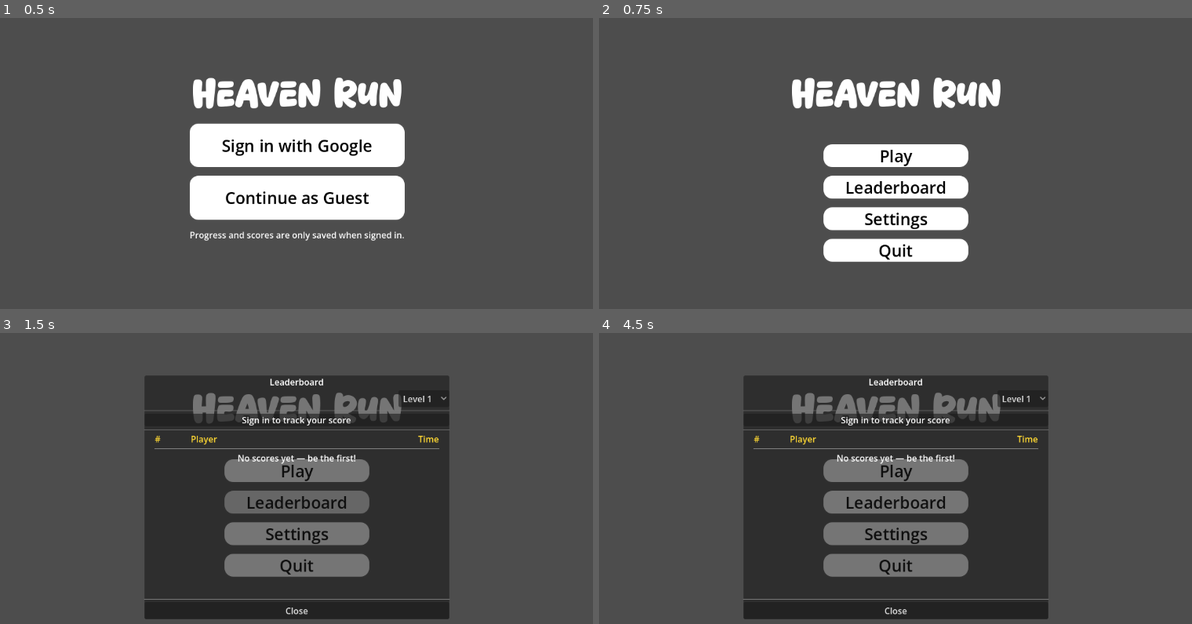
Above: before the commit, frames 1-4 (two rows, left to right).
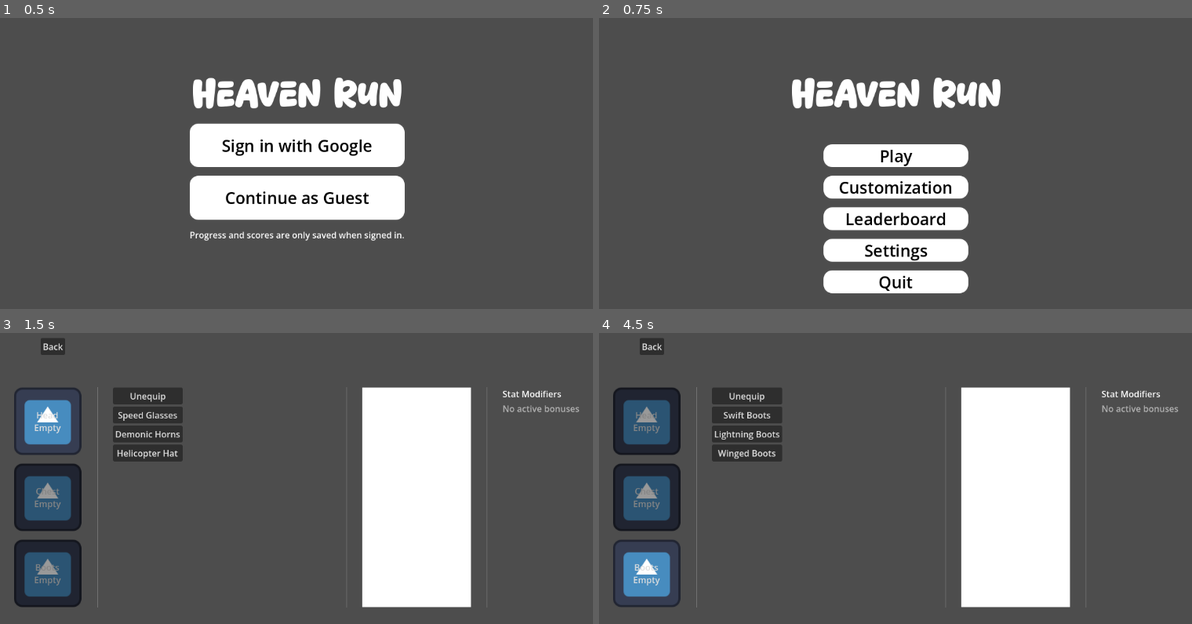
Above: after the commit, the same moments.

Repository: jpvds1/DDJD
Game: Godot game, scene res://scenes/game_controller.tscn
Same seed, same stepped clock (60 frames per second), same inputs: the game is played once before the commit and once after it. The engine's default icon, where the game draws it, is replaced by a stand-in: a white triangle on a blue panel in a dark square.
Inputs (mouse positions are in pixels of both pictures, inside the frame that each line leads up to):
- Up to frame 1 (0.5 s): no input
- Up to frame 2 (0.75 s): click "Continue as Guest" at 0.5 s
- Up to frame 3 (1.5 s): click (296, 501) at 1.25 s, where only the run after the commit has a clickable "Customization"
- Up to frame 4 (4.5 s): click (646, 420) at 2 s, where only the run after the commit has a clickable "Head Empty"; click (646, 495) at 2.75 s, where only the run after the commit has a clickable "Chest Empty"; click (646, 574) at 3.5 s, where only the run after the commit has a clickable "Boots Empty"; click (747, 397) at 4.25 s, where only the run after the commit has a clickable "Unequip"

Frame 1 is identical in both runs. In frame 2, 3.1% of the frame differs, in the area x 37-63%, y 56-95%; in frame 3, 51%; in frame 4, 52%, in the area x 2-98%, y 1-99%.

Commit message:
feat: gear menu

Diff:
--- /dev/null
+++ b/platformer-game/resources/gear_items/Boots/LightningBoots.tres
@@ -0,0 +1,11 @@
+[gd_resource type="Resource" script_class="GearItem" format=3 uid="uid://c116i5viel6tp"]
+
+[ext_resource type="Script" uid="uid://1mwlo1yrpnfc" path="res://scripts/player/gear_item.gd" id="1_530fq"]
+
+[resource]
+script = ExtResource("1_530fq")
+item_name = "Lightning Boots"
+slot = 2
+dash_cooldown_reduction = 0.5
+extra_dashes = 1
+metadata/_custom_type_script = "uid://1mwlo1yrpnfc"
--- a/platformer-game/resources/gear_items/SwiftBoots.tres
+++ b/platformer-game/resources/gear_items/Boots/SwiftBoots.tres
@@ -1,9 +1,10 @@
 [gd_resource type="Resource" script_class="GearItem" format=3 uid="uid://1bbquwkas68e"]
 
-[ext_resource type="Script" uid="uid://1mwlo1yrpnfc" path="res://scripts/player/gear_item.gd" id="1_ejb5t"]
+[ext_resource type="Script" uid="uid://1mwlo1yrpnfc" path="res://scripts/player/gear_item.gd" id="1_w8b3y"]
 
 [resource]
-script = ExtResource("1_ejb5t")
+script = ExtResource("1_w8b3y")
+item_name = "Swift Boots"
 slot = 2
 speed_bonus = 5.0
 acceleration_bonus = 2.0
--- /dev/null
+++ b/platformer-game/resources/gear_items/Boots/WingedBoots.tres
@@ -0,0 +1,11 @@
+[gd_resource type="Resource" script_class="GearItem" format=3 uid="uid://bnby6w3xfvjg3"]
+
+[ext_resource type="Script" uid="uid://1mwlo1yrpnfc" path="res://scripts/player/gear_item.gd" id="1_2ymrx"]
+
+[resource]
+script = ExtResource("1_2ymrx")
+item_name = "Winged Boots"
+slot = 2
+jump_velocity_bonus = 2.0
+extra_jumps = 1
+metadata/_custom_type_script = "uid://1mwlo1yrpnfc"
--- /dev/null
+++ b/platformer-game/resources/gear_items/Chest/AngelWings.tres
@@ -0,0 +1,11 @@
+[gd_resource type="Resource" script_class="GearItem" format=3 uid="uid://cptn63lrssxcn"]
+
+[ext_resource type="Script" uid="uid://1mwlo1yrpnfc" path="res://scripts/player/gear_item.gd" id="1_vf8i5"]
+
+[resource]
+script = ExtResource("1_vf8i5")
+item_name = "Angel Wings"
+slot = 1
+jump_velocity_bonus = 1.0
+extra_jumps = 1
+metadata/_custom_type_script = "uid://1mwlo1yrpnfc"
--- /dev/null
+++ b/platformer-game/resources/gear_items/Chest/LightChest.tres
@@ -0,0 +1,11 @@
+[gd_resource type="Resource" script_class="GearItem" format=3 uid="uid://8s2segdxhc7l"]
+
+[ext_resource type="Script" uid="uid://1mwlo1yrpnfc" path="res://scripts/player/gear_item.gd" id="1_3d4jn"]
+
+[resource]
+script = ExtResource("1_3d4jn")
+item_name = "Light Shirt"
+slot = 1
+speed_bonus = 2.0
+acceleration_bonus = 1.0
+metadata/_custom_type_script = "uid://1mwlo1yrpnfc"
--- /dev/null
+++ b/platformer-game/resources/gear_items/Chest/RocketChest.tres
@@ -0,0 +1,10 @@
+[gd_resource type="Resource" script_class="GearItem" format=3 uid="uid://b63gvlsq6h6uy"]
+
+[ext_resource type="Script" uid="uid://1mwlo1yrpnfc" path="res://scripts/player/gear_item.gd" id="1_4jiwo"]
+
+[resource]
+script = ExtResource("1_4jiwo")
+item_name = "Rocketed Chestplate"
+slot = 1
+dash_cooldown_reduction = 0.2
+metadata/_custom_type_script = "uid://1mwlo1yrpnfc"
--- /dev/null
+++ b/platformer-game/resources/gear_items/Head/DemonHorns.tres
@@ -0,0 +1,11 @@
+[gd_resource type="Resource" script_class="GearItem" format=3 uid="uid://cpons1y8r8dx7"]
+
+[ext_resource type="Script" uid="uid://1mwlo1yrpnfc" path="res://scripts/player/gear_item.gd" id="1_jjddy"]
+
+[resource]
+script = ExtResource("1_jjddy")
+item_name = "Demonic Horns"
+jump_velocity_bonus = -2.0
+extra_jumps = -1
+dash_cooldown_reduction = 0.5
+metadata/_custom_type_script = "uid://1mwlo1yrpnfc"
--- /dev/null
+++ b/platformer-game/resources/gear_items/Head/HeliHat.tres
@@ -0,0 +1,13 @@
+[gd_resource type="Resource" script_class="GearItem" format=3 uid="uid://bgdpbcpwvqrsi"]
+
+[ext_resource type="Script" uid="uid://1mwlo1yrpnfc" path="res://scripts/player/gear_item.gd" id="1_a0j0y"]
+
+[resource]
+script = ExtResource("1_a0j0y")
+item_name = "Helicopter Hat"
+speed_bonus = -2.0
+acceleration_bonus = -2.0
+jump_velocity_bonus = 2.0
+extra_jumps = 1
+dash_cooldown_reduction = -0.2
+metadata/_custom_type_script = "uid://1mwlo1yrpnfc"
--- /dev/null
+++ b/platformer-game/resources/gear_items/Head/SpeedGlasses.tres
@@ -0,0 +1,11 @@
+[gd_resource type="Resource" script_class="GearItem" format=3 uid="uid://klhdibxhai6c"]
+
+[ext_resource type="Script" uid="uid://1mwlo1yrpnfc" path="res://scripts/player/gear_item.gd" id="1_q18i4"]
+
+[resource]
+script = ExtResource("1_q18i4")
+item_name = "Speed Glasses"
+speed_bonus = 5.0
+acceleration_bonus = 2.0
+extra_jumps = -1
+metadata/_custom_type_script = "uid://1mwlo1yrpnfc"
--- /dev/null
+++ b/platformer-game/scenes/ui/customization_menu.tscn
@@ -0,0 +1,102 @@
+[gd_scene format=3 uid="uid://nk6mrgg4s2yu"]
+
+[ext_resource type="Texture2D" uid="uid://dn3uetv2w573f" path="res://icon.svg" id="1_ky4y0"]
+[ext_resource type="Script" uid="uid://vtgmobmh3xlj" path="res://scripts/ui/customization_menu.gd" id="1_xq2xj"]
+
+[sub_resource type="StyleBoxTexture" id="StyleBoxTexture_v3bk2"]
+texture = ExtResource("1_ky4y0")
+
+[node name="CustomizationMenu" type="Control" unique_id=1728132252]
+layout_mode = 3
+anchors_preset = 15
+anchor_right = 1.0
+anchor_bottom = 1.0
+grow_horizontal = 2
+grow_vertical = 2
+script = ExtResource("1_xq2xj")
+
+[node name="HBoxContainer" type="HBoxContainer" parent="." unique_id=1739717047]
+layout_mode = 1
+anchors_preset = 8
+anchor_left = 0.5
+anchor_top = 0.5
+anchor_right = 0.5
+anchor_bottom = 0.5
+offset_left = -503.5
+offset_top = -202.0
+offset_right = 503.5
+offset_bottom = 202.0
+grow_horizontal = 2
+grow_vertical = 2
+
+[node name="VBoxContainer" type="VBoxContainer" parent="HBoxContainer" unique_id=1386134258]
+layout_mode = 2
+theme_override_constants/separation = 16
+
+[node name="ActiveHeadGear" type="Button" parent="HBoxContainer/VBoxContainer" unique_id=1161964658]
+custom_minimum_size = Vector2(124, 124)
+layout_mode = 2
+size_flags_horizontal = 3
+size_flags_vertical = 4
+theme_override_styles/normal = SubResource("StyleBoxTexture_v3bk2")
+text = "Active
+Head
+Gear"
+
+[node name="ActiveChestGear" type="Button" parent="HBoxContainer/VBoxContainer" unique_id=1201819169]
+custom_minimum_size = Vector2(124, 124)
+layout_mode = 2
+size_flags_horizontal = 3
+size_flags_vertical = 4
+theme_override_styles/normal = SubResource("StyleBoxTexture_v3bk2")
+text = "Active
+Chest
+Gear"
+
+[node name="ActiveBootsGear" type="Button" parent="HBoxContainer/VBoxContainer" unique_id=117100278]
+custom_minimum_size = Vector2(124, 124)
+layout_mode = 2
+size_flags_horizontal = 3
+size_flags_vertical = 4
+theme_override_styles/normal = SubResource("StyleBoxTexture_v3bk2")
+text = "Active
+Boots
+Gear"
+
+[node name="VSeparator3" type="VSeparator" parent="HBoxContainer" unique_id=479420360]
+custom_minimum_size = Vector2(50, 0)
+layout_mode = 2
+
+[node name="GridContainer" type="GridContainer" parent="HBoxContainer" unique_id=677011666]
+custom_minimum_size = Vector2(400, 0)
+layout_mode = 2
+
+[node name="VSeparator2" type="VSeparator" parent="HBoxContainer" unique_id=1452702780]
+custom_minimum_size = Vector2(50, 0)
+layout_mode = 2
+
+[node name="CharacterPlaceholder" type="ColorRect" parent="HBoxContainer" unique_id=1293196574]
+custom_minimum_size = Vector2(200, 0)
+layout_mode = 2
+
+[node name="VSeparator" type="VSeparator" parent="HBoxContainer" unique_id=758279473]
+custom_minimum_size = Vector2(50, 0)
+layout_mode = 2
+
+[node name="StatsVBox" type="VBoxContainer" parent="HBoxContainer" unique_id=708597039]
+layout_mode = 2
+
+[node name="Label" type="Label" parent="HBoxContainer/StatsVBox" unique_id=1470840931]
+layout_mode = 2
+text = "Stat Modifiers"
+
+[node name="BackButton" type="Button" parent="." unique_id=1074297074]
+layout_mode = 0
+offset_left = 105.0
+offset_top = 31.0
+offset_right = 150.0
+offset_bottom = 62.0
+text = "Back"
+
+[connection signal="pressed" from="HBoxContainer/VBoxContainer/ActiveHeadGear" to="." method="_on_active_head_gear_pressed"]
+[connection signal="pressed" from="BackButton" to="." method="_on_back_button_pressed"]
--- a/platformer-game/scenes/ui/main_menu.tscn
+++ b/platformer-game/scenes/ui/main_menu.tscn
@@ -76,6 +76,20 @@
 theme_override_styles/focus = SubResource("StyleBoxEmpty_sl1te")
 text = "Play"
 
+[node name="Customization" type="Button" parent="VBoxContainer2" unique_id=250529910]
+layout_mode = 2
+size_flags_vertical = 3
+theme_override_colors/font_color = Color(0, 0, 0, 1)
+theme_override_colors/font_focus_color = Color(0, 0, 0, 1)
+theme_override_colors/font_pressed_color = Color(0, 0, 0, 1)
+theme_override_colors/font_hover_color = Color(0, 0, 0, 1)
+theme_override_font_sizes/font_size = 30
+theme_override_styles/normal = SubResource("StyleBoxFlat_87aya")
+theme_override_styles/pressed = SubResource("StyleBoxFlat_sl1te")
+theme_override_styles/hover = SubResource("StyleBoxFlat_fe2o3")
+theme_override_styles/focus = SubResource("StyleBoxEmpty_sl1te")
+text = "Customization"
+
 [node name="Leaderboard" type="Button" parent="VBoxContainer2" unique_id=2019080867]
 layout_mode = 2
 size_flags_vertical = 3
@@ -119,6 +133,7 @@
 text = "Quit"
 
 [connection signal="pressed" from="VBoxContainer2/Play" to="." method="_on_play_pressed"]
+[connection signal="pressed" from="VBoxContainer2/Customization" to="." method="_on_customization_pressed"]
 [connection signal="pressed" from="VBoxContainer2/Leaderboard" to="." method="_on_leaderboard_pressed"]
 [connection signal="pressed" from="VBoxContainer2/Settings" to="." method="_on_settings_pressed"]
 [connection signal="pressed" from="VBoxContainer2/Quit" to="." method="_on_quit_pressed"]
--- a/platformer-game/scripts/player/global_inventory.gd
+++ b/platformer-game/scripts/player/global_inventory.gd
@@ -2,6 +2,7 @@
 
 signal equipment_changed()
 
+var all_gear: Array[GearItem] = []
 var unlocked_items: Array[GearItem] = []
 
 var equipped_gear: Dictionary = {
@@ -10,6 +11,39 @@
 	GearItem.Slot.BOOTS: null
 }
 
+func _ready() -> void:
+	_load_all_gear("res://resources/gear_items/")
+	for item in all_gear:
+		unlock_item(item)
+
+func _load_all_gear(path: String) -> void:
+	var dir = DirAccess.open(path)
+	if dir:
+		dir.list_dir_begin()
+		var file_name = dir.get_next()
+
+		while file_name != "":
+			if dir.current_is_dir():
+				_load_all_gear(path + file_name + "/")
+			elif file_name.ends_with(".tres"):
+				var clean_path = path + file_name.replace(".remap", "")
+				var item = load(clean_path)
+
+				if item is GearItem:
+					all_gear.append(item)
+
+			file_name = dir.get_next()
+	else:
+		print("Error occurer when trying to load gear from path: ", path)
+
+func unlock_item(item: GearItem) -> void:
+	if not unlocked_items.has(item):
+		unlocked_items.append(item)
+		equipment_changed.emit()
+
+func is_item_unlocked(item: GearItem) -> bool:
+	return unlocked_items.has(item)
+
 func equip(item: GearItem) -> void:
 	equipped_gear[item.slot] = item
 	equipment_changed.emit()
--- /dev/null
+++ b/platformer-game/scripts/ui/customization_menu.gd
@@ -0,0 +1,199 @@
+extends Control
+
+# ---------------------------------------------------------
+# Node references
+# ---------------------------------------------------------
+
+@onready var head_button: Button = $HBoxContainer/VBoxContainer/ActiveHeadGear
+@onready var chest_button: Button = $HBoxContainer/VBoxContainer/ActiveChestGear
+@onready var boots_button: Button = $HBoxContainer/VBoxContainer/ActiveBootsGear
+
+@onready var grid_container: GridContainer = $HBoxContainer/GridContainer
+
+@onready var stats_vbox: VBoxContainer = $HBoxContainer/StatsVBox
+
+@onready var back_button: Button = $BackButton
+
+# ---------------------------------------------------------
+# State
+# ---------------------------------------------------------
+
+var _selected_slot: GearItem.Slot = GearItem.Slot.HEAD
+
+var _slot_buttons: Dictionary
+
+const SLOT_LABELS := {
+	GearItem.Slot.HEAD: "Head",
+	GearItem.Slot.CHEST: "Chest",
+	GearItem.Slot.BOOTS: "Boots"
+}
+
+# Describe stats that gear can modify
+const GEAR_STATS := [
+	{ "field": "speed_bonus",            "label": "Speed",             "suffix": "",  "good_sign":  1 },
+	{ "field": "acceleration_bonus",     "label": "Acceleration",      "suffix": "",  "good_sign":  1 },
+	{ "field": "jump_velocity_bonus",    "label": "Jump Velocity",     "suffix": "",  "good_sign":  1 },
+	{ "field": "extra_jumps",            "label": "Extra Jumps",       "suffix": "",  "good_sign":  1 },
+	{ "field": "dash_cooldown_reduction","label": "Dash Cooldown",     "suffix": "s", "good_sign":  1 },
+	{ "field": "extra_dashes",           "label": "Extra Dashes",      "suffix": "",  "good_sign":  1 },
+]
+
+# Colors
+const COLOR_SELECTED   := Color(1.0, 1.0, 1.0, 1.0)
+const COLOR_UNSELECTED := Color(0.6, 0.6, 0.6, 1.0)
+const COLOR_EQUIPPED   := Color(1.0, 0.85, 0.2, 1.0)
+const COLOR_BONUS_POS  := Color(0.35, 1.0, 0.45, 1.0)
+const COLOR_BONUS_NEG  := Color(1.0, 0.38, 0.38, 1.0)
+const COLOR_NO_BONUS   := Color(0.7, 0.7, 0.7, 1.0)
+
+# ---------------------------------------------------------
+# Lifecycle
+# ---------------------------------------------------------
+
+# Called when the node enters the scene tree for the first time.
+func _ready() -> void:
+	_slot_buttons = {
+		GearItem.Slot.HEAD: head_button,
+		GearItem.Slot.CHEST: chest_button,
+		GearItem.Slot.BOOTS: boots_button
+	}
+
+	head_button.pressed.connect(_on_slot_button_pressed.bind(GearItem.Slot.HEAD))
+	chest_button.pressed.connect(_on_slot_button_pressed.bind(GearItem.Slot.CHEST))
+	boots_button.pressed.connect(_on_slot_button_pressed.bind(GearItem.Slot.BOOTS))
+
+	GlobalInventory.equipment_changed.connect(_on_equipment_changed)
+
+	_on_slot_button_pressed(GearItem.Slot.HEAD)
+
+# ---------------------------------------------------------
+# Slot selection
+# ---------------------------------------------------------
+
+func _on_slot_button_pressed(slot: GearItem.Slot) -> void:
+	_selected_slot = slot
+	_refresh_slot_buttons()
+	_refresh_grid()
+	_refresh_stats_panel()
+
+func _refresh_slot_buttons() -> void:
+	for slot: GearItem.Slot in _slot_buttons:
+		var btn: Button = _slot_buttons[slot]
+		var item: GearItem = GlobalInventory.equipped_gear[slot]
+		var item_label: String = item.item_name if item != null else "Empty"
+
+		btn.text = "%s\n%s" % [SLOT_LABELS[slot], item_label]
+		btn.modulate = COLOR_SELECTED if slot == _selected_slot else COLOR_UNSELECTED
+
+# ---------------------------------------------------------
+# Grid
+# ---------------------------------------------------------
+
+func _refresh_grid() -> void:
+	for child in grid_container.get_children():
+		child.queue_free()
+
+	var available: Array[GearItem] = []
+	for item: GearItem in GlobalInventory.unlocked_items:
+		if item.slot == _selected_slot:
+			available.append(item)
+
+	if available.is_empty():
+		var placeholder := Label.new()
+		placeholder.text = "No items unlocked for this slot"
+		placeholder.modulate = COLOR_NO_BONUS
+		grid_container.add_child(placeholder)
+	else:
+		var unequip_btn := Button.new()
+		unequip_btn.text = "Unequip"
+		unequip_btn.pressed.connect(_on_unequip_pressed)
+		grid_container.add_child(unequip_btn)
+
+		var currently_equipped: GearItem = GlobalInventory.equipped_gear[_selected_slot]
+		for item in available:
+			var btn := Button.new()
+			btn.text = item.item_name
+
+			if item == currently_equipped:
+				btn.modulate = COLOR_EQUIPPED
+
+			btn.pressed.connect(_on_gear_item_pressed.bind(item))
+			grid_container.add_child(btn)
+
+# ---------------------------------------------------------
+# Stats
+# ---------------------------------------------------------
+
+func _refresh_stats_panel() -> void:
+	# Remove all except header
+	var children := stats_vbox.get_children()
+	for i in range(1, children.size()):
+		children[i].queue_free()
+
+	var totals: Dictionary = {}
+	for entry in GEAR_STATS:
+		totals[entry["field"]] = 0.0
+
+	for slot: GearItem.Slot in GlobalInventory.equipped_gear:
+		var item: GearItem = GlobalInventory.equipped_gear[slot]
+		if item == null:
+			continue
+		for entry in GEAR_STATS:
+			var field: String = entry["field"]
+			totals[field] += float(item.get(field))
+
+	var any_bonus := false
+	for entry in GEAR_STATS:
+		var field: String = entry["field"]
+		var bonus: float = totals[field]
+		var good_sign: int = entry["good_sign"]
+
+		if bonus == 0.0:
+			continue
+		any_bonus = true
+
+		var value_str: String
+		if float(int(bonus)) == bonus:
+			value_str = "%+d%s" % [int(bonus), entry["suffix"]]
+		else:
+			value_str = "%+.2f%s" % [bonus, entry["suffix"]]
+
+		var display_text : String
+		if field == "dash_cooldown_reduction":
+			var sign_str := "-" if bonus > 0.0 else "+"
+			var abs_str := "%.2f" % absf(bonus) if float(int(bonus)) != bonus else "%d" % int(absf(bonus))
+			display_text = "Dash Cooldown: %s%s%s" % [sign_str, abs_str, entry["suffix"]]
+		else:
+			display_text = "%s: %s" % [entry["label"], value_str]
+
+		var lbl := Label.new()
+		lbl.text = display_text
+
+		var is_beneficial := (bonus * good_sign) > 0.0
+		lbl.modulate = COLOR_BONUS_POS if is_beneficial else COLOR_BONUS_NEG
+
+		stats_vbox.add_child(lbl)
+
+	if not any_bonus:
+		var lbl := Label.new()
+		lbl.text = "No active bonuses"
+		lbl.modulate = COLOR_NO_BONUS
+		stats_vbox.add_child(lbl)
+
+# ---------------------------------------------------------
+# Callbacks
+# ---------------------------------------------------------
+
+func _on_gear_item_pressed(item: GearItem) -> void:
+	GlobalInventory.equip(item)
+
+func _on_unequip_pressed() -> void:
+	GlobalInventory.unequip(_selected_slot)
+
+func _on_equipment_changed() -> void:
+	_refresh_slot_buttons()
+	_refresh_grid()
+	_refresh_stats_panel()
+
+func _on_back_button_pressed() -> void:
+	Global.game_controller.change_GUI_scene("res://scenes/ui/main_menu.tscn")
--- a/platformer-game/scripts/ui/main_menu.gd
+++ b/platformer-game/scripts/ui/main_menu.gd
@@ -5,6 +5,9 @@
 
 func _on_play_pressed() -> void:
 	Global.game_controller.change_GUI_scene("res://scenes/ui/levels_menu.tscn")
+
+func _on_customization_pressed() -> void:
+	Global.game_controller.change_GUI_scene("res://scenes/ui/customization_menu.tscn")
 
 func _on_leaderboard_pressed() -> void:
 	var lb = preload("res://scenes/ui/leaderboard_menu.tscn").instantiate()
Not shown, added: platformer-game/scripts/ui/customization_menu.gd.uid
